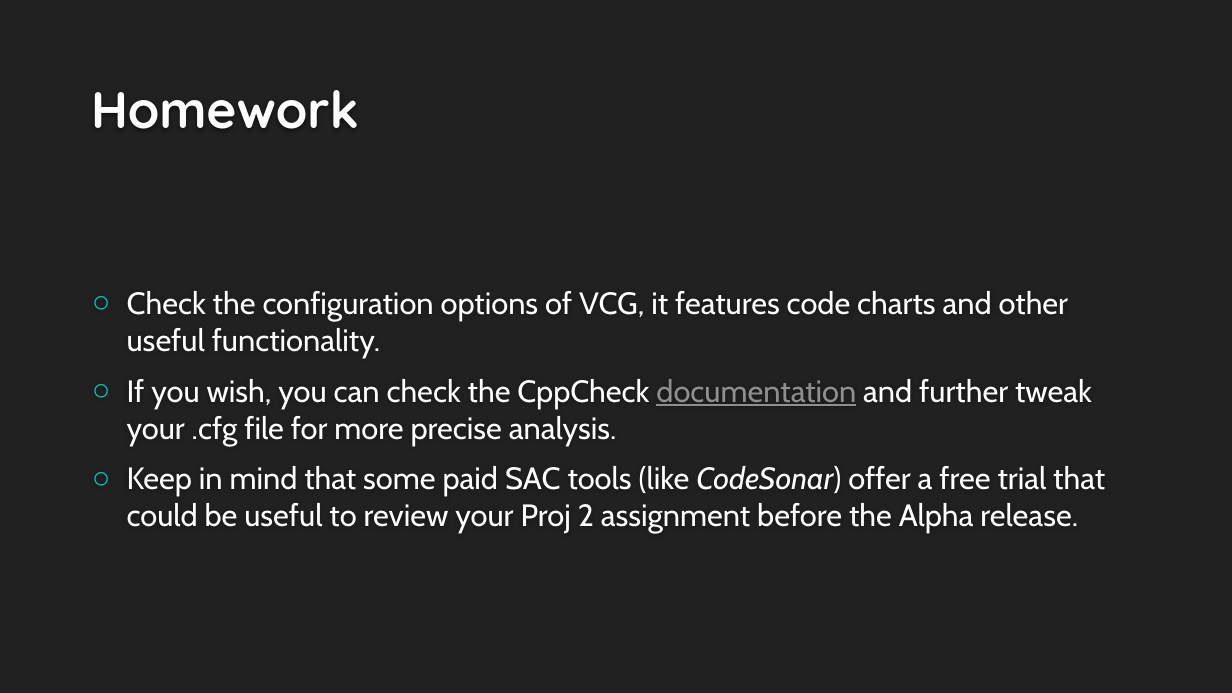
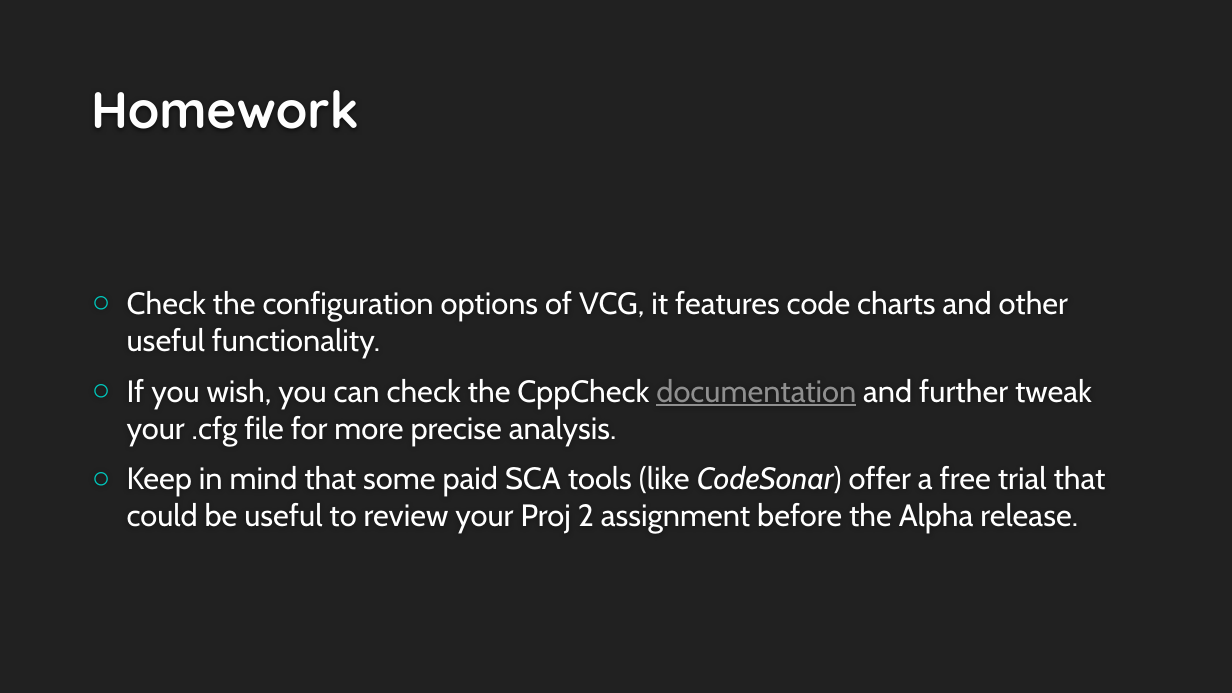
Before and after one commit to rodrigodpl/Static-Code-Analysis, a slide deck: slide 33 of docs/Static Code Analysis.pptx. Drawn at 1232x693 pixels with LibreOffice and Linux fonts; fonts in the diff are those of the drawing; background and template pictures are left out. Boxes give left, top, right and bottom in pixels: in the first picture for what was removed or moved away, otherwise in the second. Text is boxed around its words. In the diff, an @@ line names an element or a change of style, - is before the commit and + after.

```diff
--- a/docs/Static Code Analysis.pptx
+++ b/docs/Static Code Analysis.pptx
@@ text at bbox=[127, 466, 1106, 533]: text changed @@
-○ Keep in mind that some paid SAC tools (like CodeSonar) offer a free trial that could be useful to review your Proj 2 assignment before the Alpha release.
+○ Keep in mind that some paid SCA tools (like CodeSonar) offer a free trial that could be useful to review your Proj 2 assignment before the Alpha release.
```
Also in this commit, not shown: 1 other slide changed.
